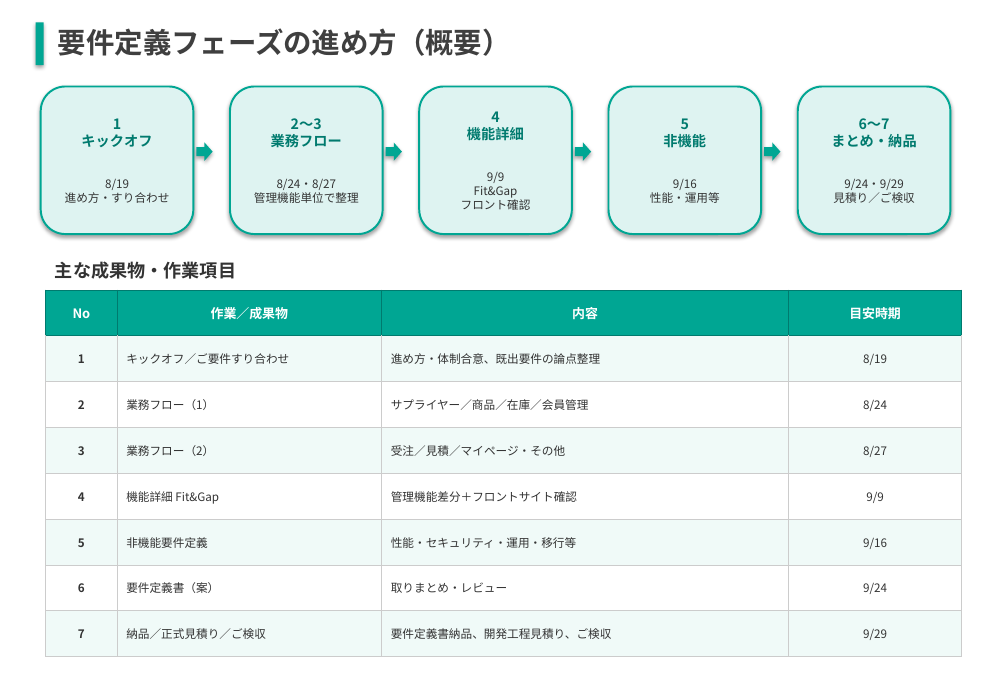
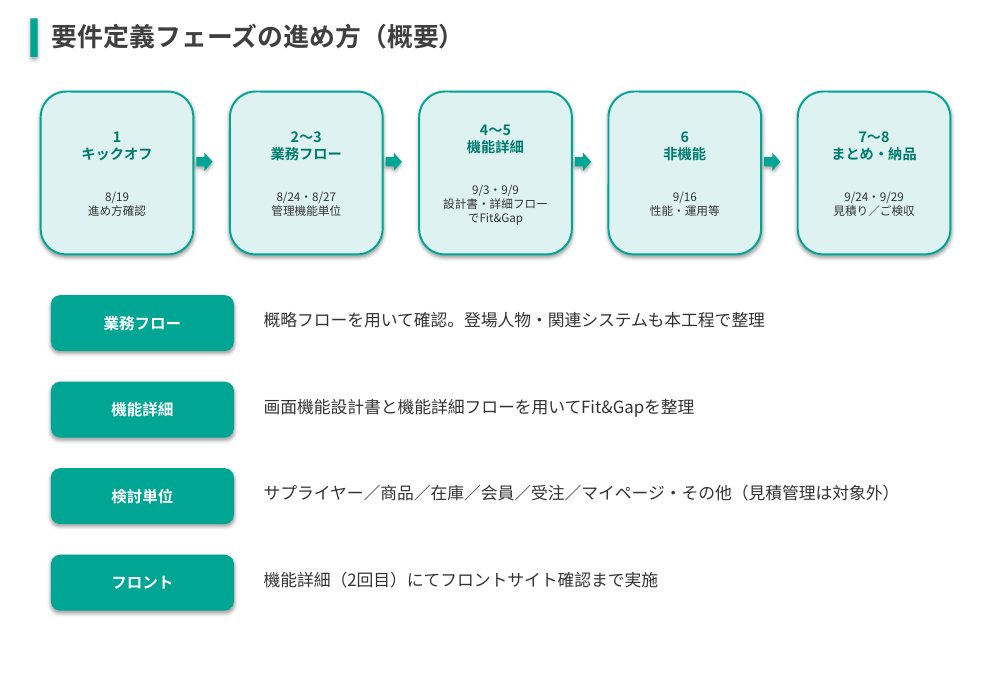
Before and after one commit to kozonoflight/git_tutorial, a slide deck: slide 4 of 要件定義WBS案_20260806.pptx (slide 5 before the commit). Drawn at 1008x698 pixels with LibreOffice and Linux fonts; fonts in the diff are those of the drawing. Boxes give left, top, right and bottom in pixels: in the first picture for what was removed or moved away, otherwise in the second. Text is boxed around its words. In the diff, an @@ line names an element or a change of style, - is before the commit and + after.

```diff
--- a/要件定義WBS案_20260806.pptx
+++ b/要件定義WBS案_20260806.pptx
@@ rectangle: place and size @@
-rectangle at box(35, 22, 44, 65)
+rectangle at box(31, 19, 38, 58)
@@ text "要件定義フェーズの進め方（概要）" at box(52, 24, 465, 49): size 22 to 20 pt @@
@@ rounded rectangle "1": place and size @@
-rounded rectangle "1" at box(41, 87, 194, 235)
+rounded rectangle "1" at box(41, 91, 194, 254)
@@ rounded rectangle "2〜3": place and size @@
-rounded rectangle "2〜3" at box(230, 87, 383, 235)
+rounded rectangle "2〜3" at box(230, 91, 383, 254)
@@ rounded rectangle "4〜5": place and size @@
-rounded rectangle "4〜5" at box(420, 87, 572, 235)
+rounded rectangle "4〜5" at box(420, 91, 572, 254)
@@ rounded rectangle "6": place and size @@
-rounded rectangle "6" at box(609, 87, 761, 235)
+rounded rectangle "6" at box(609, 91, 761, 254)
@@ rounded rectangle "7〜8": place and size @@
-rounded rectangle "7〜8" at box(798, 87, 950, 235)
+rounded rectangle "7〜8" at box(798, 91, 950, 254)
@@ text in rounded rectangle at box(480, 124, 511, 135): text changed @@
-4
+4〜5
@@ text in rounded rectangle at box(681, 131, 689, 142): text changed @@
-5
+6
@@ text in rounded rectangle at box(859, 131, 890, 142): text changed @@
-6〜7
+7〜8
@@ 4 right arrows: place and size @@
-4 right arrows at box(196, 142, 780, 161)
+4 right arrows at box(196, 153, 780, 171)
@@ text in rounded rectangle at box(88, 205, 146, 216): text changed @@
-進め方・すり合わせ
+進め方確認
@@ text in rounded rectangle at box(271, 205, 341, 216): text changed @@
-管理機能単位で整理
+管理機能単位
@@ text in rounded rectangle at box(443, 185, 548, 225): text changed @@
-9/9
-Fit&Gap
-フロント確認
+9/3・9/9
+設計書・詳細フロー
+でFit&Gap
@@ text removed at box(55, 261, 236, 279) @@
-主な成果物・作業項目
@@ table removed at box(46, 290, 961, 657), 8 rows, 4 columns @@
-No | 作業／成果物 | 内容 | 目安時期
-1 | キックオフ／ご要件すり合わせ | 進め方・体制合意、既出要件の論点整理 | 8/19
-2 | 業務フロー（1） | サプライヤー／商品／在庫／会員管理 | 8/24
-3 | 業務フロー（2） | 受注／見積／マイページ・その他 | 8/27
-4 | 機能詳細 Fit&Gap | 管理機能差分＋フロントサイト確認 | 9/9
-5 | 非機能要件定義 | 性能・セキュリティ・運用・移行等 | 9/16
-6 | 要件定義書（案） | 取りまとめ・レビュー | 9/24
-7 | 納品／正式見積り／ご検収 | 要件定義書納品、開発工程見積り、ご検収 | 9/29
@@ rounded rectangle added at box(51, 295, 235, 351), fill #00A693, 12 pt, text #FFFFFF, bold @@
+業務フロー
@@ text added at box(264, 312, 766, 328), 13 pt, text #333333 @@
+概略フローを用いて確認。登場人物・関連システムも本工程で整理
@@ rounded rectangle added at box(51, 382, 235, 437), fill #00A693, 12 pt, text #FFFFFF, bold @@
+機能詳細
@@ text added at box(264, 399, 695, 417), 13 pt, text #333333 @@
+画面機能設計書と機能詳細フローを用いてFit&Gapを整理
@@ rounded rectangle added at box(51, 468, 235, 524), fill #00A693, 12 pt, text #FFFFFF, bold @@
+検討単位
@@ text added at box(264, 485, 900, 501), 13 pt, text #333333 @@
+サプライヤー／商品／在庫／会員／受注／マイページ・その他（見積管理は対象外）
@@ rounded rectangle added at box(51, 555, 235, 611), fill #00A693, 12 pt, text #FFFFFF, bold @@
+フロント
@@ text added at box(264, 571, 659, 588), 13 pt, text #333333 @@
+機能詳細（2回目）にてフロントサイト確認まで実施
```
Also in this commit, not shown: 2 other slides changed, 1 slide added, 2 slides removed.
